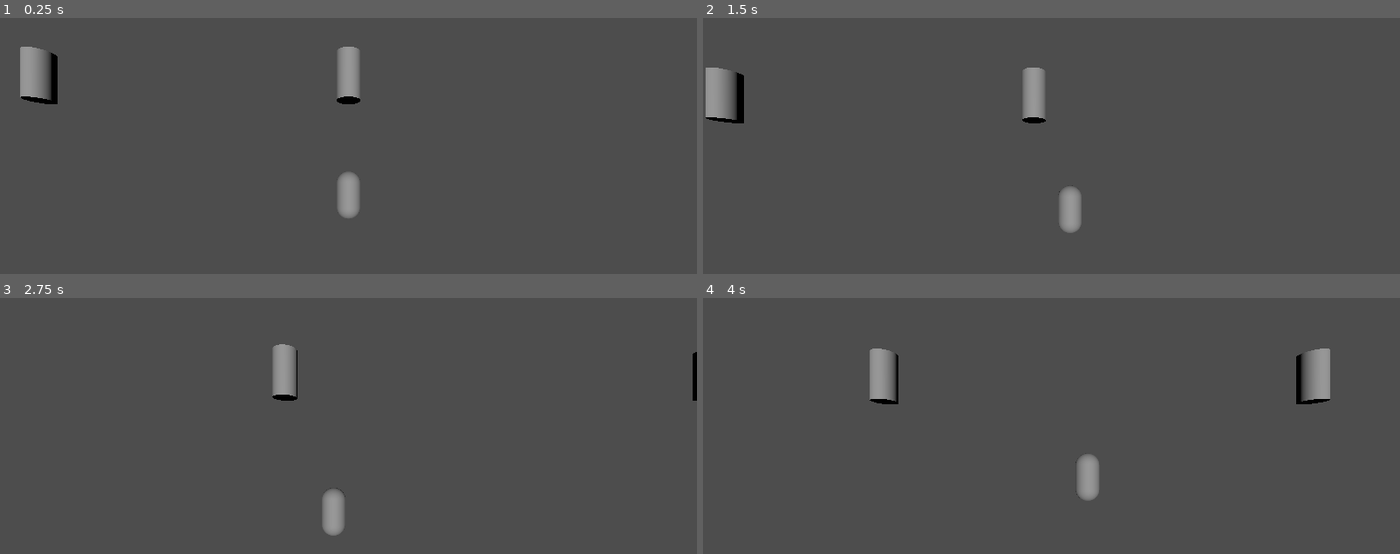
Above: before the commit, frames 1-4 (two rows, left to right).
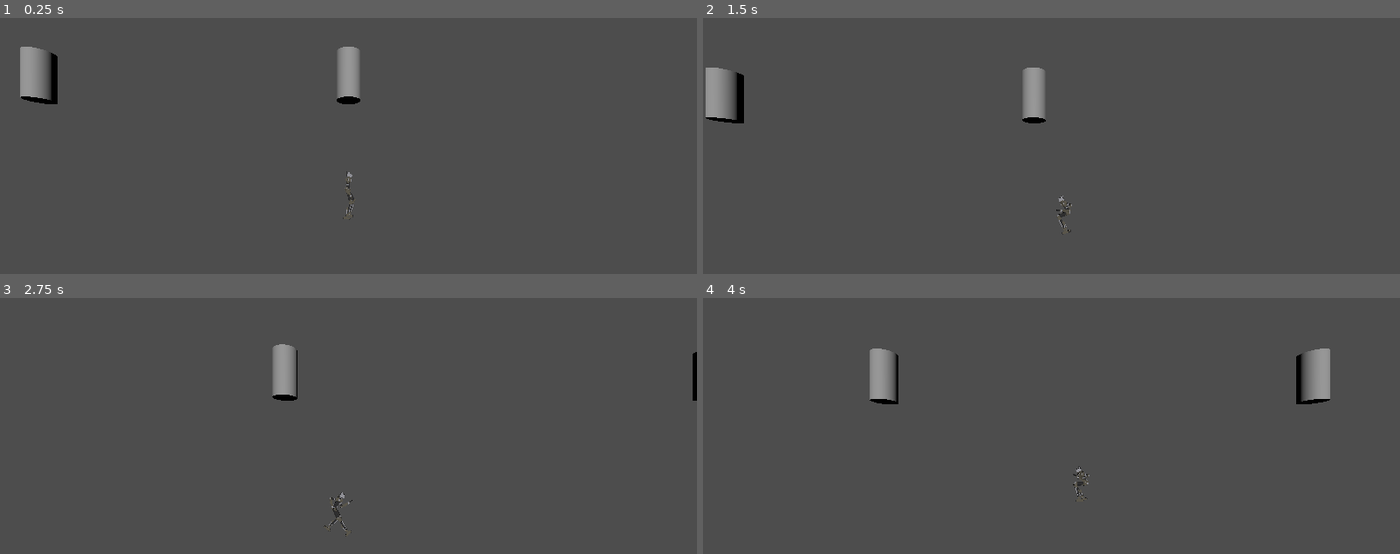
Above: after the commit, the same moments.

Repository: KaratePikachu/jamfestspring2026
Game: Godot game, scene res://test_scene_3d.tscn
Two runs of this game, one before a commit and one after it. Both use one fixed random seed, a clock stepped at 60 frames per second and the inputs below.
Inputs:
- Up to frame 1 (0.25 s): no input
- Up to frame 2 (1.5 s): hold Right (move_right) 0.53-1.28 s; hold Z (sprint) 0.53-1.28 s; tap X (jump) at 0.77, 0.8, 1.07, 1.35 s; hold Left (move_left) from 1.28 s (still down)
- Up to frame 3 (2.75 s): tap X (jump) at 1.52, 1.82, 2.3 s; tap Z (sprint) at 1.55 s; release Left (move_left) at 2.03 s; hold Right (move_right) from 2.03 s (still down); tap Shift (rewind) at 2.1 s
- Up to frame 4 (4 s): tap Z (sprint) at 2.85 s; tap X (jump) at 3.02, 3.32, 3.77, 3.8 s; release Right (move_right) at 3.53 s; hold Left (move_left) from 3.53 s (still down); hold Z (sprint) from 3.53 s (still down)

The runs differ from the first frame. In frame 1, 0.5% of the frame differs, in the area x 48-52%, y 59-79%; in frame 2, 0.5%; in frame 3, 0.5%; in frame 4, 0.5%, in the area x 53-57%, y 61-80%.

Commit message:
AnimatioN!

Diff:
--- /dev/null
+++ b/Assets/Player/player_model.gd
@@ -0,0 +1,25 @@
+class_name PlayerModel
+extends Node3D
+
+@export var player : Player
+@export var animation_player : AnimationPlayer
+
+var jumping : bool = false
+
+func jump() -> void:
+	jumping = true
+	animation_player.play("Skeleton|Jump",0.2,1.0)
+	await animation_player.animation_finished
+	jumping = false
+
+func _physics_process(delta: float) -> void:
+	if jumping:
+		return
+	if not is_zero_approx(player.velocity.x):
+		scale.z = 1 if player.velocity.x > 0 else -1
+		if player.movement_component.sprinting:
+			animation_player.play("Skeleton|Sprint",0.2)
+		else:
+			animation_player.play("Skeleton|Walk",0.2)
+	else:
+		animation_player.play("Skeleton|Idle",0.2)
--- /dev/null
+++ b/Assets/Player/player_model.tscn
@@ -0,0 +1,20 @@
+[gd_scene format=3 uid="uid://tlsx6hl0fl4u"]
+
+[ext_resource type="PackedScene" uid="uid://bstr5abk84i7h" path="res://Assets/Player/Player.fbx" id="1_qge56"]
+[ext_resource type="Script" uid="uid://bdx301h1aidu2" path="res://Assets/Player/player_model.gd" id="2_65e0t"]
+
+[node name="PlayerModel" unique_id=979262629 node_paths=PackedStringArray("animation_player") instance=ExtResource("1_qge56")]
+script = ExtResource("2_65e0t")
+animation_player = NodePath("AnimationPlayer")
+
+[node name="Skeleton3D" parent="Skeleton" parent_id_path=PackedInt32Array(238267612) index="0" unique_id=1180483881]
+bones/1/rotation = Quaternion(0.9831589, -0.043111004, -0.0058534015, 0.17749923)
+bones/2/rotation = Quaternion(0.2706701, -0.007652483, 0.021756481, 0.96239597)
+bones/6/rotation = Quaternion(0.043619353, 4.6039874e-15, -1.0399664e-08, 0.99904823)
+bones/10/rotation = Quaternion(-0.25157043, -0.0011145796, -0.010716413, 0.9677791)
+bones/37/rotation = Quaternion(-0.4619801, 0.50933826, -0.49605557, 0.5301678)
+bones/38/rotation = Quaternion(-0.27828538, 0.0033519038, 0.035011083, 0.95985425)
+bones/64/rotation = Quaternion(0.95233023, 0.034184895, 0.008019816, 0.30304155)
+bones/65/rotation = Quaternion(0.3921374, 0.006879903, -0.024076363, 0.9195659)
+bones/68/rotation = Quaternion(-0.6997213, 0, 0, 0.7144159)
+bones/70/rotation = Quaternion(-0.6997213, 0, 0, 0.7144159)
--- a/components/jump_component.gd
+++ b/components/jump_component.gd
@@ -4,6 +4,8 @@
 @export var player : Player
 @export var gravity_component : GravityComponent
 @export var movement_component : MovementComponent
+
+@export var player_model : PlayerModel
 
 @export var slam_bounce_window : int = 8
 
@@ -33,6 +35,7 @@
 			double_jump()
 
 func jump(strength : float) -> void:
+	player_model.jump()
 	player.internal_velocity.y = strength
 	has_double_jump = true
 	gravity_component.on_jump()
--- a/components/rewind_component.gd
+++ b/components/rewind_component.gd
@@ -6,7 +6,6 @@
 
 @export var rewind_path : Path3D
 @export var path_follow : PathFollow3D
-@export var remote_transform : RemoteTransform3D
 
 var recording : bool = false
 var rewinding : bool = false
--- a/player/player.tscn
+++ b/player/player.tscn
@@ -1,7 +1,7 @@
 [gd_scene format=3 uid="uid://d010t5qxfdoua"]
 
 [ext_resource type="Script" uid="uid://dujuvem8qd6g8" path="res://player/player.gd" id="1_0tyyh"]
-[ext_resource type="Texture2D" uid="uid://do3ylfya1d0ax" path="res://celeste.jpg" id="2_qjkh3"]
+[ext_resource type="PackedScene" uid="uid://tlsx6hl0fl4u" path="res://Assets/Player/player_model.tscn" id="2_boad6"]
 [ext_resource type="Script" uid="uid://omsrneq4b0tv" path="res://components/gravity_component.gd" id="2_rkbax"]
 [ext_resource type="Script" uid="uid://dpxymuet07e4f" path="res://components/jump_component.gd" id="3_g1dw6"]
 [ext_resource type="Script" uid="uid://c3214t8lqeebx" path="res://components/movement_component.gd" id="4_yw30f"]
@@ -9,8 +9,6 @@
 [ext_resource type="PackedScene" uid="uid://b4eq7g7whim6q" path="res://player/player_camera.tscn" id="7_boad6"]
 
 [sub_resource type="CapsuleShape3D" id="CapsuleShape3D_0tyyh"]
-
-[sub_resource type="CapsuleMesh" id="CapsuleMesh_0tyyh"]
 
 [sub_resource type="Curve" id="Curve_rkbax"]
 _limits = [0.0, 5.0, 0.0, 10.0]
@@ -40,13 +38,9 @@
 [node name="CollisionShape3D" type="CollisionShape3D" parent="." unique_id=1854307872]
 shape = SubResource("CapsuleShape3D_0tyyh")
 
-[node name="MeshInstance3D" type="MeshInstance3D" parent="." unique_id=41145656]
-mesh = SubResource("CapsuleMesh_0tyyh")
-
-[node name="Sprite3D" type="Sprite3D" parent="MeshInstance3D" unique_id=1495105326]
-transform = Transform3D(1.6741884, 0, 0, 0, 1.6741884, 0, 0, 0, 1, 0, -0.7807107, 0)
-visible = false
-texture = ExtResource("2_qjkh3")
+[node name="PlayerModel" parent="." unique_id=979262629 node_paths=PackedStringArray("player") instance=ExtResource("2_boad6")]
+transform = Transform3D(-4.371139e-08, 0, 1, 0, 1, 0, -1, 0, -4.371139e-08, 0, -1.0556064, 0)
+player = NodePath("..")
 
 [node name="GravityComponent" type="Node" parent="." unique_id=930892148 node_paths=PackedStringArray("player")]
 script = ExtResource("2_rkbax")
@@ -54,11 +48,12 @@
 gravity_curve = SubResource("Curve_rkbax")
 metadata/_custom_type_script = "uid://omsrneq4b0tv"
 
-[node name="JumpComponent" type="Node" parent="." unique_id=1412861570 node_paths=PackedStringArray("player", "gravity_component", "movement_component")]
+[node name="JumpComponent" type="Node" parent="." unique_id=1412861570 node_paths=PackedStringArray("player", "gravity_component", "movement_component", "player_model")]
 script = ExtResource("3_g1dw6")
 player = NodePath("..")
 gravity_component = NodePath("../GravityComponent")
 movement_component = NodePath("../MovementComponent")
+player_model = NodePath("../PlayerModel")
 horizontal_boost_amount = 20.0
 metadata/_custom_type_script = "uid://dpxymuet07e4f"
 
--- a/player/player_camera.gd
+++ b/player/player_camera.gd
@@ -17,9 +17,9 @@
 	var dist_x : float = absf(global_position.x-target.x)
 	var dist_y : float = absf(global_position.y-target.y)
 
-	print(dist_y)
+	#print(dist_y)
 
-	if not is_zero_approx(dist_x) or not is_zero_approx(dist_y) :
+	if not is_zero_approx(dist_x) or not is_zero_approx(dist_y):
 
 		var travel_x : float = follow_curve.sample(dist_x)
 		var travel_y : float = follow_curve.sample(dist_y)*0.25
Not shown, added: Assets/Player/Player.blend.import
Not shown, added: Assets/Player/Player.fbx.import
Not shown, added: Assets/Player/PlayerFace.png.import
Not shown, added: Assets/Player/player_model.gd.uid
